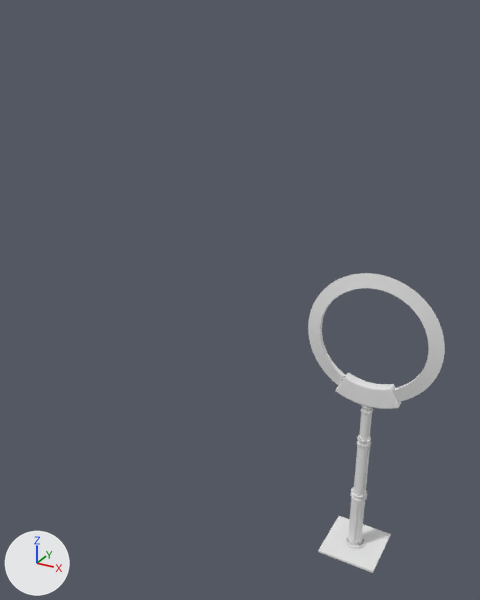
One commit to the FBX model Code/Blender/MODELS/PillarModel.fbx: the scene before it, then after it.
Camera for both pictures: a 50 mm camera at (3.89, -13.39, 13.0) aimed at (-5.18, 3.09, 4.76). The axes (+X, +Y, +Z) are drawn at lower left. The lights are the same throughout. Where no turn or scale is listed for an object, it has been applied to the vertices.

Names of what the first picture shows: 'Leg', 'Pillar', 'Ring'.
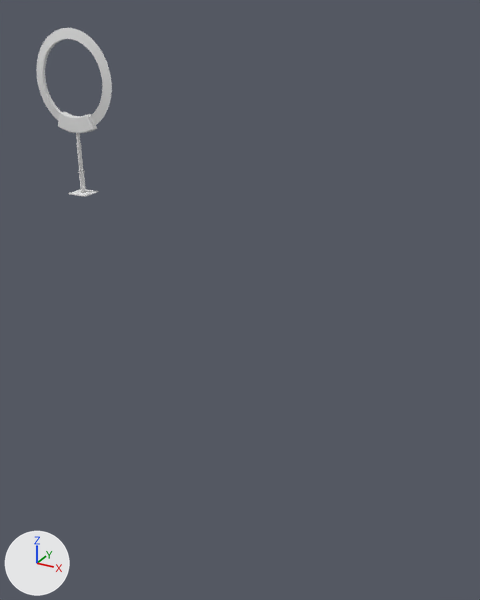
Patch to the scene script:
```diff
--- a/Code/Blender/MODELS/PillarModel.fbx.py
+++ b/Code/Blender/MODELS/PillarModel.fbx.py
@@ me_object001w @@
+me_object001w.from_pydata(...)  # 1501 vertices, 2608 faces; spans x -1.78..1.78, y -0.15..0.13, z -2.19..2.03
+# faces by material slot: [1844, 764]
+me_object001w.materials.append(mat_default_690)  # white #e7e7e7
+me_object001w.materials.append(mat_default_689)  # white #e7e7e7
@@ ob_ring @@
-ob_ring = bpy.data.objects.new('Ring', me_default_404)
-ob_ring.location = (0.01, -0.04, 5.14)
@@ ob_pillar @@
 ob_pillar = bpy.data.objects.new('Pillar', me_default_406)
-ob_pillar.location = (0.01, -0.04, 0.93)
-ob_pillar.scale = (1.81, 1.81, 1.81)
+ob_pillar.location = (-13.76, 6.03, 6.88)
@@ ob_leg @@
 ob_leg.location = (0.0, 0.0, 1.943)
-ob_leg.rotation_euler = (0.0, 0.0, 1.571)  # degrees (0, 0, 90)
@@ ob_object001w @@
+ob_object001w = bpy.data.objects.new('Object001w', me_object001w)
+ob_object001w.location = (-13.75, 6.03, 10.33)
```

Changed parts and their boxes [x1, y1, x2, y2] in the pictures (480 x 600 px):
'Ring', deleted
    before: [308, 273, 445, 438]
    faces in mat_01___default_035 (white #e7e7e7): [308, 273, 445, 409]
    faces in mat_default_688 (white #e7e7e7): [359, 405, 373, 438]
'Pillar', moved, rescaled (57% narrower, 67% shorter)
    before: [318, 487, 391, 573]
    after: [68, 169, 99, 197]
'Object001w', added
    after: [36, 28, 112, 148]
    faces in mat_default_690 (white #e7e7e7): [36, 28, 112, 133]
'Leg', moved, rescaled, turned
    before: [354, 435, 371, 503]
    after: [76, 143, 83, 169]
